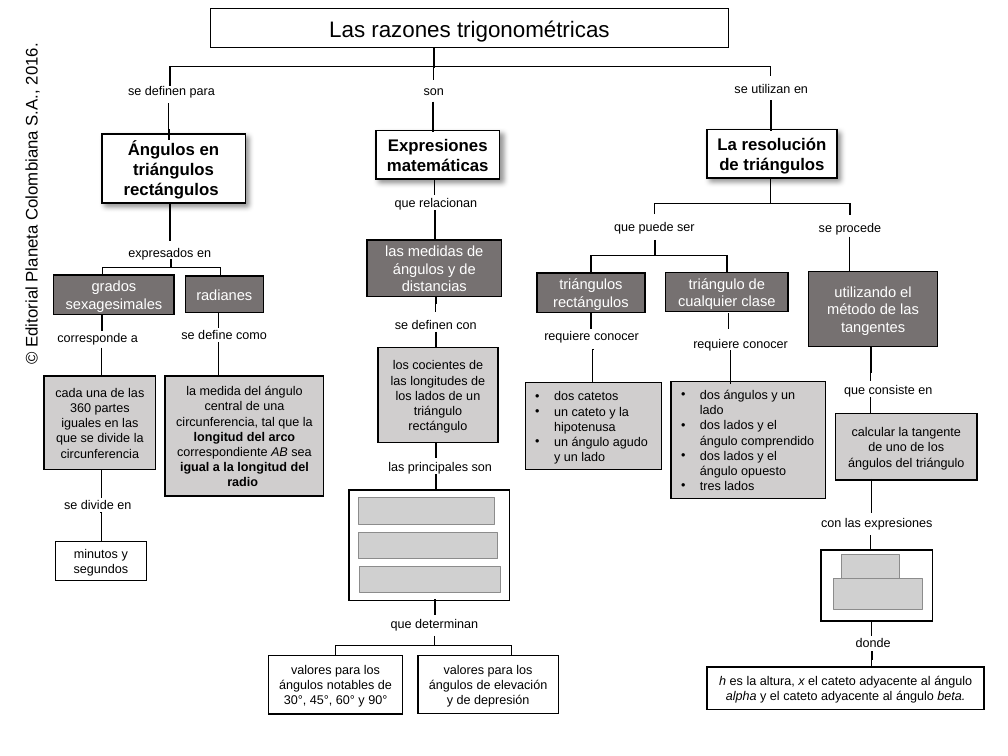
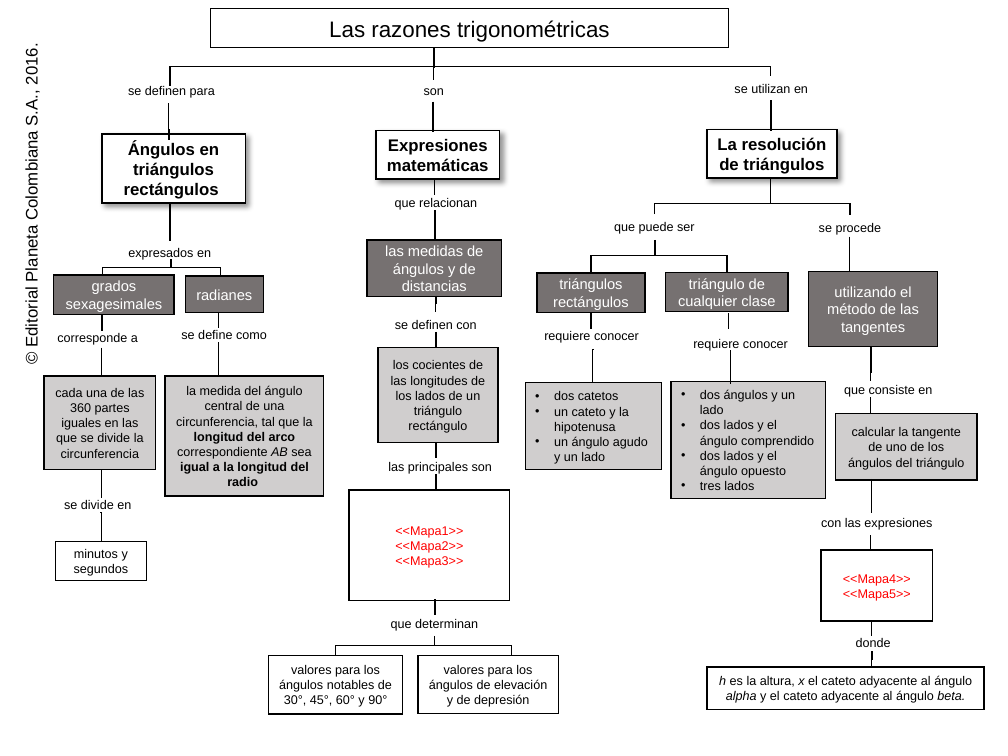
Before and after one commit to AulaPlanetaColombia/Matematicas, a slide deck: slide 1 of fuentes/contenidos/grado10/guion02/MAPA_CONCEPTUAL_MA_10_02_CO.pptx. Drawn at 1008x756 pixels with LibreOffice and Linux fonts; fonts in the diff are those of the drawing; grey boxes stand for pictures; background and template pictures are left out. Boxes give left, top, right and bottom in pixels: in the first picture for what was removed or moved away, otherwise in the second. Text is boxed around its words. In the diff, an @@ line names an element or a change of style, - is before the commit and + after.

Commit message:
Fórmulas mapa conceptual MA_10_02_CO

```diff
--- a/fuentes/contenidos/grado10/guion02/MAPA_CONCEPTUAL_MA_10_02_CO.pptx
+++ b/fuentes/contenidos/grado10/guion02/MAPA_CONCEPTUAL_MA_10_02_CO.pptx
@@ picture removed at bbox=[359, 497, 495, 524] @@
@@ picture removed at bbox=[358, 533, 497, 559] @@
@@ text in rectangle at bbox=[395, 526, 463, 568]: text added @@
+<<Mapa1>>
+<<Mapa2>>
+<<Mapa3>>
@@ picture removed at bbox=[359, 566, 501, 593] @@
@@ picture removed at bbox=[842, 554, 900, 581] @@
@@ picture removed at bbox=[834, 579, 923, 609] @@
@@ text in rectangle at bbox=[843, 574, 911, 601]: text added @@
+<<Mapa4>>
+<<Mapa5>>
```
Also in this commit, not shown: 5 other files.
